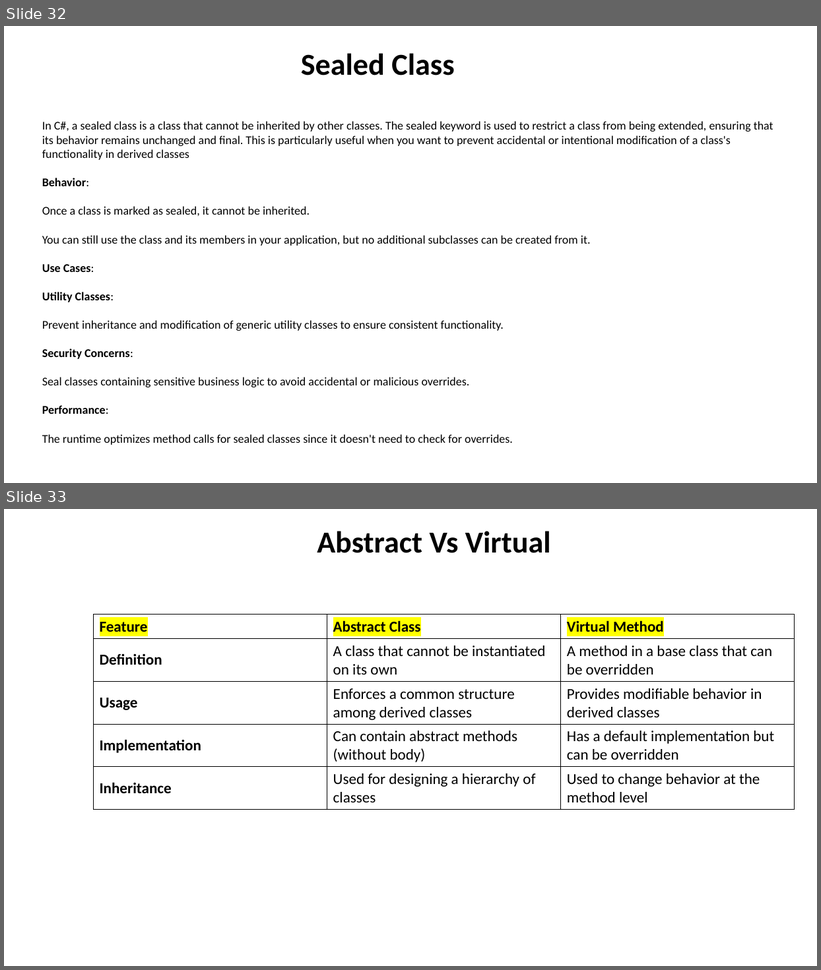
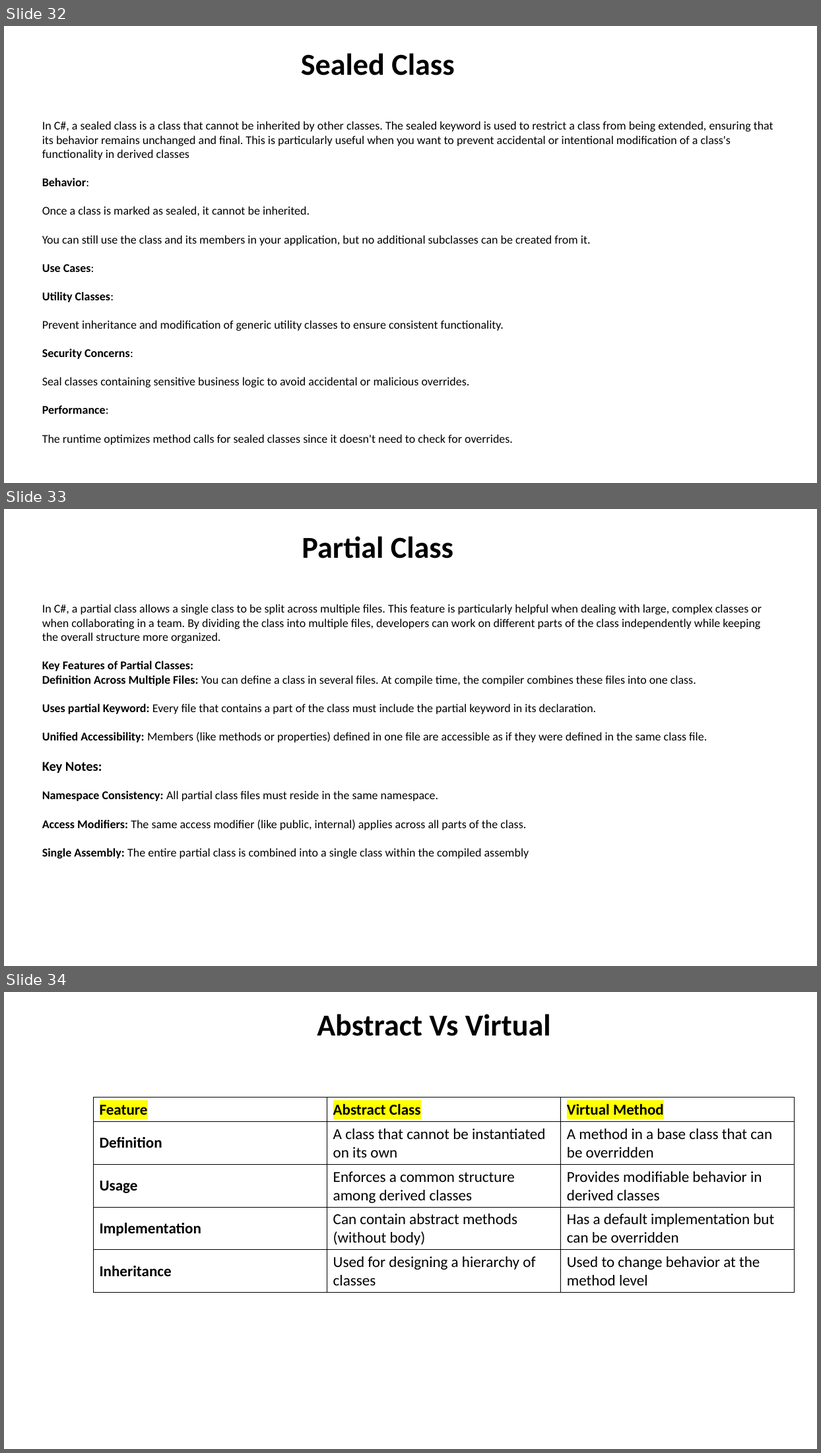
Before and after one commit to NareshESSPL/DotNetTraining, a slide deck: Documents/C# Basics.pptx. Shown one above the other, each under a label of ours: slides 32 and 33 before the commit, slides 32, 33 and 34 after it. The pictures are 821x970 and 821x1453 pixels, drawn with LibreOffice and Linux fonts; fonts in the diff are those of the drawing. Boxes give left, top, right and bottom in pixels: in the first picture for what was removed or moved away, otherwise in the second. Text is boxed around its words. In the diff, an @@ line names an element or a change of style, - is before the commit and + after.

```diff
--- a/Documents/C# Basics.pptx
+++ b/Documents/C# Basics.pptx
@@ slide 33 added at bbox=[4, 509, 817, 966], background #FFFFFF @@
@@ text added at bbox=[302, 536, 453, 559], 36 pt, text #000000, bold @@
+Partial Class
@@ text added at bbox=[42, 604, 762, 859], 14 pt, text #000000 @@
+In C#, a partial class allows a single class to be split across multiple files. This feature is particularly helpful when dealing with large, complex classes or when collaborating in a team. By dividing the class into multiple files, developers can work on different parts of the class independently while keeping the overall structure more organized.
+Key Features of Partial Classes:
+Definition Across Multiple Files: You can define a class in several files. At compile time, the compiler combines these files into one class.
+Uses partial Keyword: Every file that contains a part of the class must include the partial keyword in its declaration.
+Unified Accessibility: Members (like methods or properties) defined in one file are accessible as if they were defined in the same class file.
+Key Notes:
+Namespace Consistency: All partial class files must reside in the same namespace.
+Access Modifiers: The same access modifier (like public, internal) applies across all parts of the class.
+Single Assembly: The entire partial class is combined into a single class within the compiled assembly
@@ what was slide 33 is now slide 34 @@
```
Also in this commit, not shown: 40 other files.
